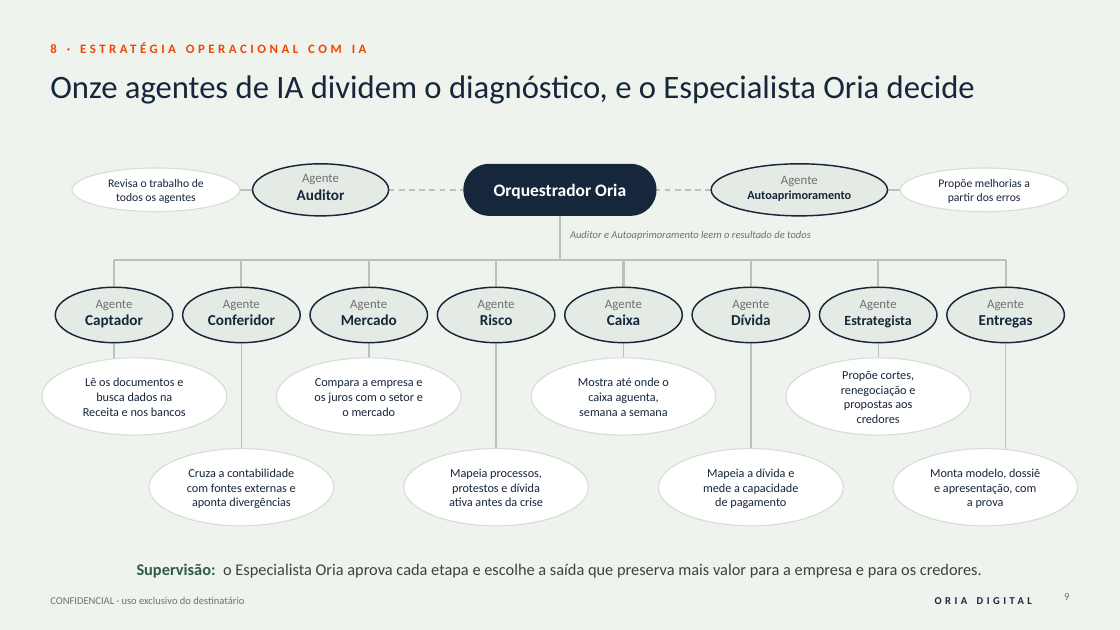
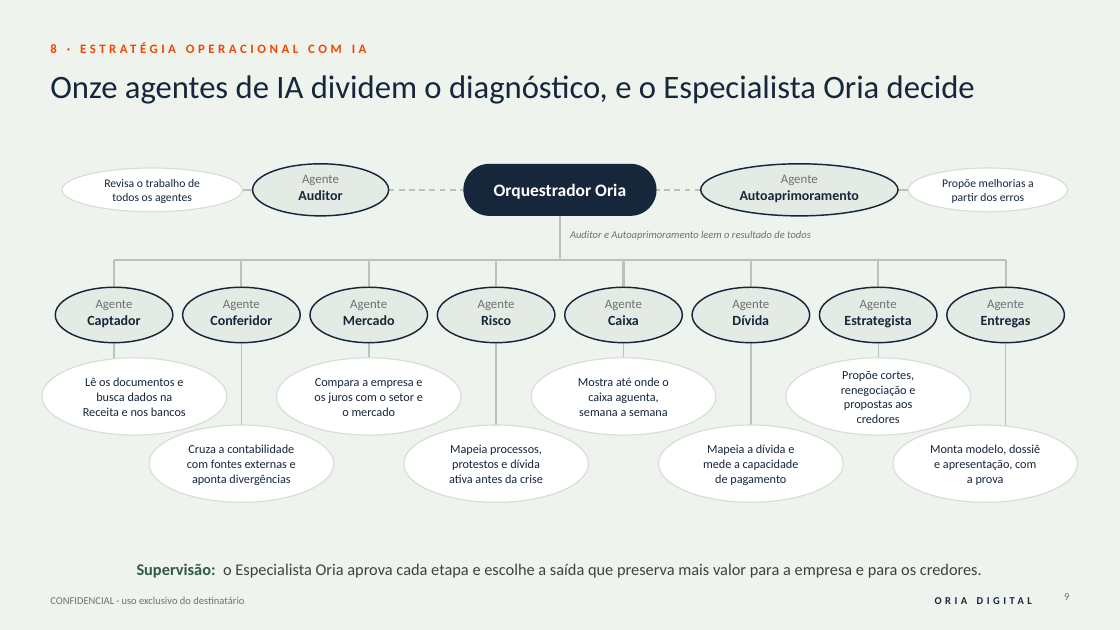
Before and after one commit to rodrigovaroto-wq/Oria-Digital, a slide deck: slide 9 of Business Plan/_trabalho_fase3/Business_Plan_Oria_Digital_v2_rascunho.pptx. Drawn at 1120x630 pixels with LibreOffice and Linux fonts; fonts in the diff are those of the drawing. Boxes give left, top, right and bottom in pixels: in the first picture for what was removed or moved away, otherwise in the second. Text is boxed around its words. In the diff, an @@ line names an element or a change of style, - is before the commit and + after.

```diff
--- a/Business Plan/_trabalho_fase3/Business_Plan_Oria_Digital_v2_rascunho.pptx
+++ b/Business Plan/_trabalho_fase3/Business_Plan_Oria_Digital_v2_rascunho.pptx
@@ ellipse "Revisa o trabalho de todos ...": place and size @@
-ellipse "Revisa o trabalho de todos ..." at (72,168,240,212)
+ellipse "Revisa o trabalho de todos ..." at (62,168,243,212)
@@ ellipse "Agente": place and size @@
-ellipse "Agente" at (712,164,888,216)
+ellipse "Agente" at (701,164,898,216)
@@ ellipse "Propõe melhorias a partir dos ...": place and size @@
-ellipse "Propõe melhorias a partir dos ..." at (901,168,1069,212)
+ellipse "Propõe melhorias a partir dos ..." at (908,168,1068,212)
@@ text in ellipse at (298,190,342,200): size 13 to 12 pt in "Auditor" @@
@@ line moved from (712, 190) - (657, 190) to (701, 190) - (657, 190) @@
@@ text in ellipse at (740,190,859,203): size 10.5 to 12 pt in "Autoaprimoramento" @@
@@ line moved from (888, 190) - (901, 190) to (898, 190) - (908, 190) @@
@@ text in ellipse at (87,315,140,328): size 13 to 12 pt in "Captador" @@
@@ text in ellipse at (210,315,272,325): size 13 to 12 pt in "Conferidor" @@
@@ text in ellipse at (343,315,395,325): size 13 to 12 pt in "Mercado" @@
@@ text in ellipse at (481,315,511,325): size 13 to 12 pt in "Risco" @@
@@ text in ellipse at (608,315,639,325): size 13 to 12 pt in "Caixa" @@
@@ text in ellipse at (732,315,769,325): size 13 to 12 pt in "Dívida" @@
@@ text in ellipse at (981,316,1031,328): size 13 to 12 pt in "Entregas" @@
@@ line moved from (241, 343) - (241, 449) to (241, 343) - (241, 425) @@
@@ line moved from (497, 343) - (497, 449) to (497, 343) - (497, 425) @@
@@ line moved from (751, 343) - (751, 449) to (751, 343) - (751, 425) @@
@@ line moved from (1006, 343) - (1006, 449) to (1006, 343) - (1006, 425) @@
@@ 4 ellipses: place and size @@
-4 ellipses at (149,449,1078,526)
+4 ellipses at (149,425,1078,502)
```
Also in this commit, not shown: 4 other files.
